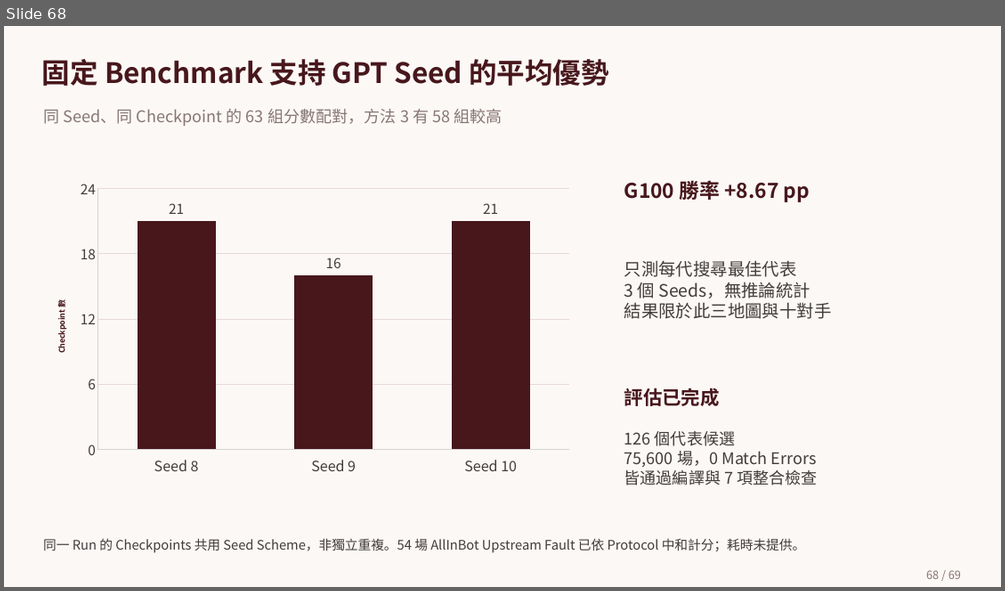
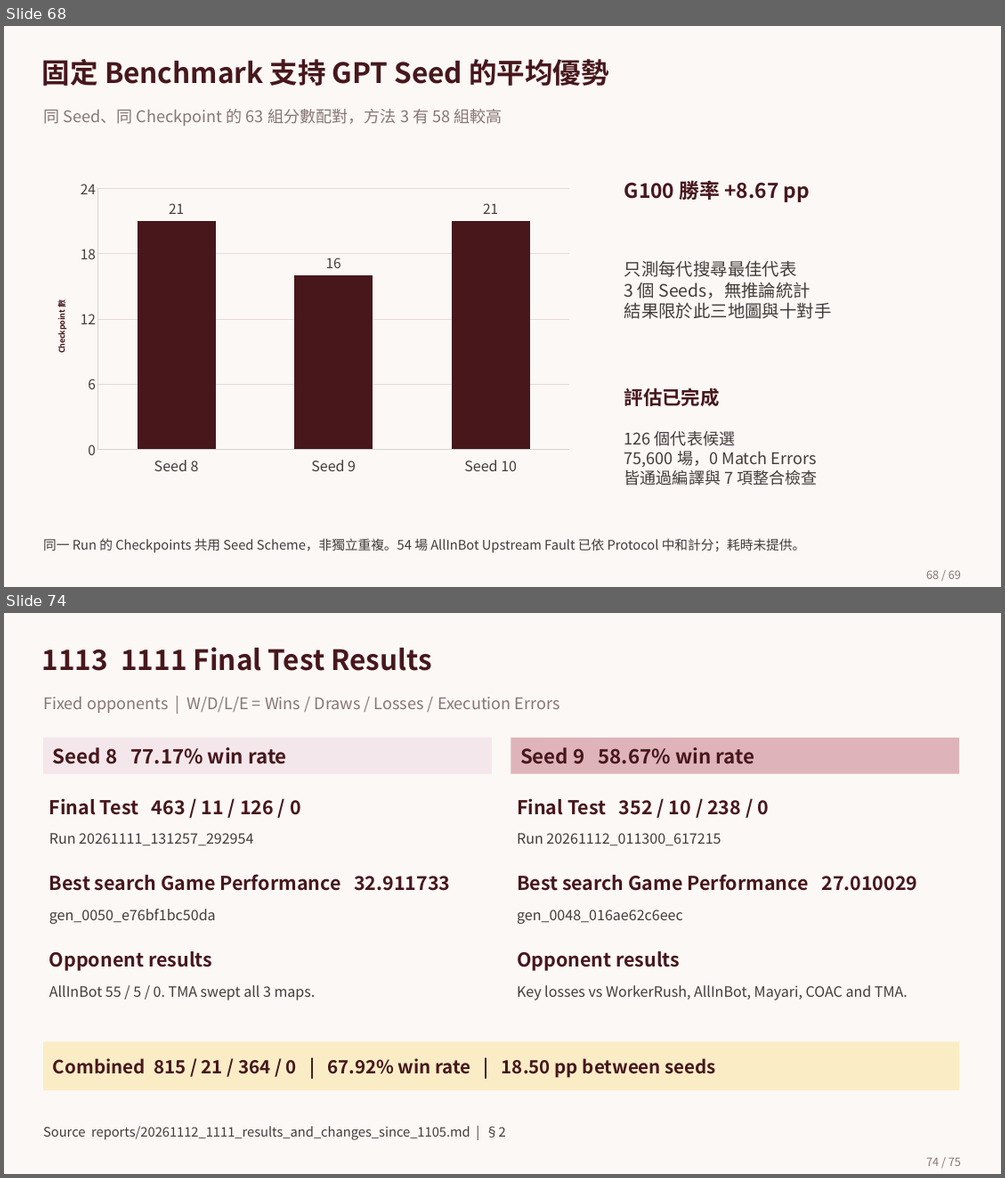
Before and after one commit to sophie8909/EAGLE, a slide deck: Meeting/deliverables/EAGLE.pptx. Shown one above the other, each under a label of ours: slide 68 before the commit, slides 68 and 74 after it; the slides between them are not shown. The pictures are 1005x591 and 1005x1178 pixels, drawn with LibreOffice and Linux fonts; fonts in the diff are those of the drawing; background and template pictures are left out. Boxes give left, top, right and bottom in pixels: in the first picture for what was removed or moved away, otherwise in the second. Text is boxed around its words. In the diff, an @@ line names an element or a change of style, - is before the commit and + after.

```diff
--- a/Meeting/deliverables/EAGLE.pptx
+++ b/Meeting/deliverables/EAGLE.pptx
@@ slide 74 added at (4, 613, 1001, 1174), background picture (left out) @@
@@ text added at (42, 647, 431, 671), 35.2 pt, text #47171C, bold @@
+1113 1111 Final Test Results
@@ text added at (43, 696, 560, 713), 20.2 pt, text #877675 @@
+Fixed opponents | W/D/L/E = Wins / Draws / Losses / Execution Errors
@@ rectangle added at (43, 738, 492, 774), fill #F4E7EB, 25 pt, text #47171C, bold @@
+Seed 8 77.17% win rate
@@ rectangle added at (510, 738, 958, 774), fill #DEB4BA, 25 pt, text #47171C, bold @@
+Seed 9 58.67% win rate
@@ text added at (49, 798, 301, 815), 24 pt, text #47171C, bold @@
+Final Test 463 / 11 / 126 / 0
@@ text added at (517, 798, 769, 815), 24 pt, text #47171C, bold @@
+Final Test 352 / 10 / 238 / 0
@@ text added at (49, 833, 253, 846), 18 pt, text #423C3B @@
+Run 20261111_131257_292954
@@ text added at (517, 833, 720, 846), 18 pt, text #423C3B @@
+Run 20261112_011300_617215
@@ text added at (49, 874, 450, 891), 24 pt, text #47171C, bold @@
+Best search Game Performance 32.911733
@@ text added at (517, 874, 917, 891), 24 pt, text #47171C, bold @@
+Best search Game Performance 27.010029
@@ text added at (49, 908, 216, 924), 18 pt, text #423C3B @@
+gen_0050_e76bf1bc50da
@@ text added at (517, 909, 683, 924), 18 pt, text #423C3B @@
+gen_0048_016ae62c6eec
@@ text added at (49, 951, 212, 971), 24 pt, text #47171C, bold @@
+Opponent results
@@ text added at (517, 951, 680, 971), 24 pt, text #47171C, bold @@
+Opponent results
@@ text added at (49, 985, 316, 1000), 18 pt, text #423C3B @@
+AllInBot 55 / 5 / 0. TMA swept all 3 maps.
@@ text added at (517, 985, 907, 1000), 18 pt, text #423C3B @@
+Key losses vs WorkerRush, AllInBot, Mayari, COAC and TMA.
@@ rectangle added at (43, 1042, 959, 1090), fill #FAEDC6, 23 pt, text #47171C, bold @@
+Combined 815 / 21 / 364 / 0 | 67.92% win rate | 18.50 pp between seeds
@@ text added at (43, 1126, 506, 1140), 16.5 pt, text #423C3B @@
+Source reports/20261112_1111_results_and_changes_since_1105.md | §2
@@ page number added at (926, 1157, 961, 1166), 14.2 pt, text #897574 @@
+74 / 75
```
Also in this commit, not shown: 1 slide changed, 3 other slides added, 2 slides removed.
